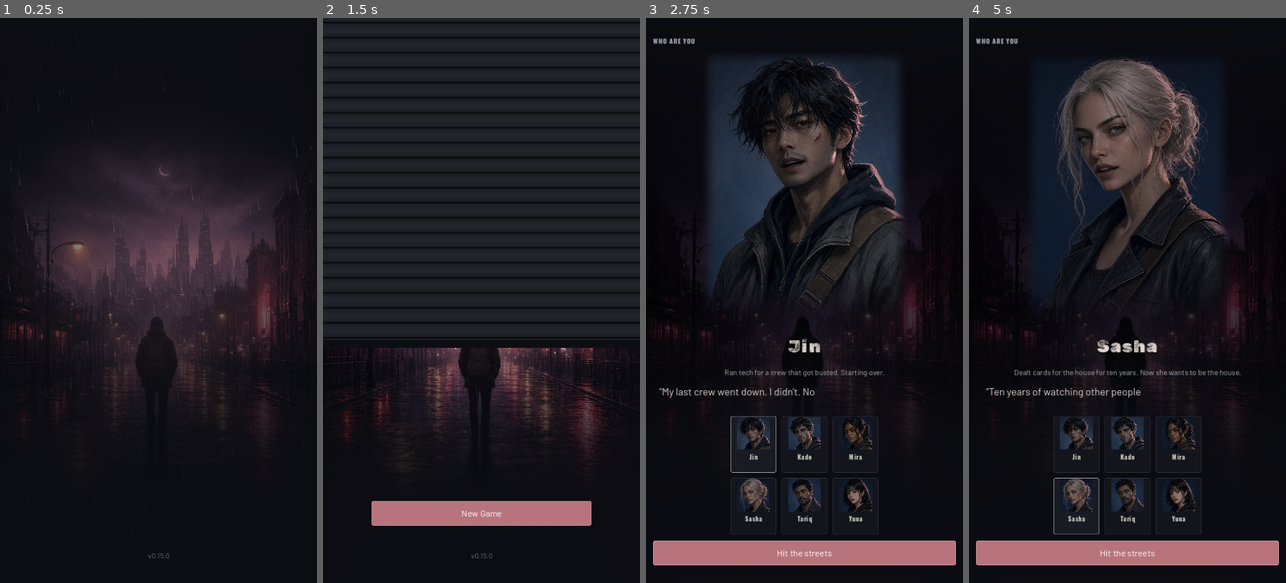
Above: before the commit, frames 1-4 (left to right).
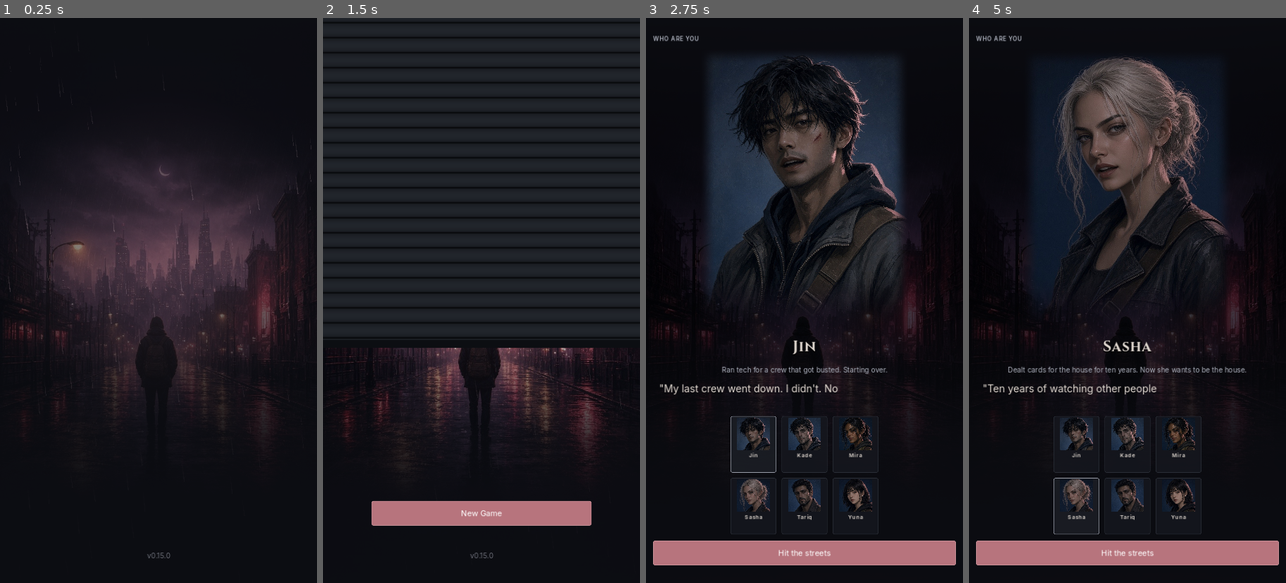
Above: after the commit, the same moments.

Repository: mdnightdev/blackmarket-godot
Game: Godot game, scene res://ui/screens/title/title_screen.tscn
Same seed, same stepped clock (60 frames per second), same inputs: the game is played once before the commit and once after it. Sound files missing from this copy of the repository are replaced by a short silence.
Inputs (mouse positions are in pixels of both pictures, inside the frame that each line leads up to):
- Up to frame 1 (0.25 s): no input
- Up to frame 2 (1.5 s): tap Enter at 0.5 s; move the mouse to (551, 272) at 0.52 s; hold Shift 0.53-1.25 s; click (551, 272) at 0.67 s; click "New Game" at 1.25 s
- Up to frame 3 (2.75 s): click (753, 441) at 2 s
- Up to frame 4 (5 s): click (1127, 441) at 2.77 s; click (1178, 441) at 3.52 s; click (1076, 503) at 4.27 s

The runs differ from the first frame. In frame 1, less than 0.1% of the frame differs, in the area x 46-54%, y 94-96%; in frame 2, less than 0.1%; in frame 3, 3.1%; in frame 4, 3.9%, in the area x 2-88%, y 3-96%.

Commit message:
Switch fonts to Cinzel and Inter

Diff:
--- a/project/theme/theme.tres
+++ b/project/theme/theme.tres
@@ -1,31 +1,30 @@
-[gd_resource type="Theme" load_steps=42 format=3]
-
-[ext_resource type="FontFile" path="res://theme/fonts/Barlow-Regular.woff2" id="1_barlow_regular"]
-[ext_resource type="FontFile" path="res://theme/fonts/Barlow-SemiBold.woff2" id="2_barlow_semibold"]
-[ext_resource type="FontFile" path="res://theme/fonts/Oswald-Bold.woff2" id="3_oswald"]
-[ext_resource type="FontFile" path="res://theme/fonts/RubikDirt-Regular.woff2" id="4_rubik_dirt"]
+[gd_resource type="Theme" load_steps=41 format=3]
+
+[ext_resource type="FontFile" path="res://theme/fonts/Inter-Regular.woff2" id="1_inter_regular"]
+[ext_resource type="FontFile" path="res://theme/fonts/Inter-SemiBold.woff2" id="2_inter_semibold"]
+[ext_resource type="FontFile" path="res://theme/fonts/Cinzel-Bold.woff2" id="3_cinzel"]
 [ext_resource type="FontFile" path="res://theme/fonts/NotoSansSC-Subset.otf" id="5_noto_sc"]
 
 [sub_resource type="FontVariation" id="FontVariation_ui"]
 fallbacks = Array[Font]([ExtResource("5_noto_sc")])
-base_font = ExtResource("3_oswald")
-variation_opentype = {
-2003265652: 700
-}
+base_font = ExtResource("2_inter_semibold")
 spacing_glyph = 1
 
 [sub_resource type="FontVariation" id="FontVariation_display"]
 fallbacks = Array[Font]([ExtResource("5_noto_sc")])
-base_font = ExtResource("4_rubik_dirt")
-spacing_glyph = 2
+base_font = ExtResource("3_cinzel")
+spacing_glyph = 1
 
 [sub_resource type="FontVariation" id="FontVariation_body"]
 fallbacks = Array[Font]([ExtResource("5_noto_sc")])
-base_font = ExtResource("1_barlow_regular")
+base_font = ExtResource("1_inter_regular")
 
 [sub_resource type="FontVariation" id="FontVariation_semibold"]
 fallbacks = Array[Font]([ExtResource("5_noto_sc")])
-base_font = ExtResource("2_barlow_semibold")
+base_font = ExtResource("2_inter_semibold")
+opentype_features = {
+1953396077: 1
+}
 
 [sub_resource type="StyleBoxEmpty" id="StyleBoxEmpty_none"]
 
@@ -419,14 +418,14 @@
 
 [resource]
 default_font = SubResource("FontVariation_body")
-default_font_size = 20
+default_font_size = 18
 Button/colors/font_color = Color(0.8471, 0.851, 0.8627, 1)
 Button/colors/font_disabled_color = Color(0.3608, 0.3725, 0.4118, 1)
 Button/colors/font_focus_color = Color(0.8471, 0.851, 0.8627, 1)
 Button/colors/font_hover_color = Color(0.8275, 0.8353, 0.8549, 1)
 Button/colors/font_hover_pressed_color = Color(0.8706, 0.8392, 0.8078, 1)
 Button/colors/font_pressed_color = Color(0.8706, 0.8392, 0.8078, 1)
-Button/font_sizes/font_size = 20
+Button/font_sizes/font_size = 18
 Button/fonts/font = SubResource("FontVariation_ui")
 Button/styles/disabled = SubResource("StyleBoxFlat_button_disabled")
 Button/styles/focus = SubResource("StyleBoxEmpty_none")
@@ -436,7 +435,7 @@
 Button/styles/pressed = SubResource("StyleBoxFlat_button_pressed")
 CaptionLabel/base_type = &"Label"
 CaptionLabel/colors/font_color = Color(0.6627, 0.6784, 0.7255, 1)
-CaptionLabel/font_sizes/font_size = 17
+CaptionLabel/font_sizes/font_size = 16
 Card/base_type = &"PanelContainer"
 Card/styles/panel = SubResource("StyleBoxFlat_card")
 CheckButton/colors/font_color = Color(0.8471, 0.851, 0.8627, 1)
@@ -473,12 +472,12 @@
 HSlider/styles/slider = SubResource("StyleBoxFlat_slider_track")
 HeaderLabel/base_type = &"Label"
 HeaderLabel/colors/font_color = Color(0.8706, 0.8392, 0.8078, 1)
-HeaderLabel/font_sizes/font_size = 28
-HeaderLabel/fonts/font = SubResource("FontVariation_ui")
+HeaderLabel/font_sizes/font_size = 26
+HeaderLabel/fonts/font = SubResource("FontVariation_display")
 Label/colors/font_color = Color(0.8471, 0.851, 0.8627, 1)
 MutedLabel/base_type = &"Label"
 MutedLabel/colors/font_color = Color(0.6627, 0.6784, 0.7255, 1)
-MutedLabel/font_sizes/font_size = 18
+MutedLabel/font_sizes/font_size = 16
 PrimaryButton/base_type = &"Button"
 PrimaryButton/colors/font_color = Color(1, 1, 1, 1)
 PrimaryButton/colors/font_hover_color = Color(1, 1, 1, 1)
@@ -491,29 +490,29 @@
 SecondaryButton/base_type = &"Button"
 SectionLabel/base_type = &"Label"
 SectionLabel/colors/font_color = Color(0.6627, 0.6784, 0.7255, 1)
-SectionLabel/font_sizes/font_size = 15
+SectionLabel/font_sizes/font_size = 13
 SectionLabel/fonts/font = SubResource("FontVariation_ui")
 StatValueLabel/base_type = &"Label"
 StatValueLabel/colors/font_color = Color(0.8706, 0.8392, 0.8078, 1)
-StatValueLabel/font_sizes/font_size = 24
+StatValueLabel/font_sizes/font_size = 22
 StatValueLabel/fonts/font = SubResource("FontVariation_semibold")
 TitleLabel/base_type = &"Label"
 TitleLabel/colors/font_color = Color(0.8706, 0.8392, 0.8078, 1)
 TitleLabel/colors/font_shadow_color = Color(0, 0, 0, 0.65)
 TitleLabel/constants/shadow_offset_x = 0
 TitleLabel/constants/shadow_offset_y = 4
-TitleLabel/font_sizes/font_size = 56
+TitleLabel/font_sizes/font_size = 50
 TitleLabel/fonts/font = SubResource("FontVariation_display")
 DistrictTitleLabel/base_type = &"Label"
 DistrictTitleLabel/colors/font_color = Color(0.8706, 0.8392, 0.8078, 1)
 DistrictTitleLabel/colors/font_shadow_color = Color(0, 0, 0, 0.7)
 DistrictTitleLabel/constants/shadow_offset_x = 0
 DistrictTitleLabel/constants/shadow_offset_y = 3
-DistrictTitleLabel/font_sizes/font_size = 40
+DistrictTitleLabel/font_sizes/font_size = 34
 DistrictTitleLabel/fonts/font = SubResource("FontVariation_display")
 HudCaptionLabel/base_type = &"Label"
 HudCaptionLabel/colors/font_color = Color(0.6627, 0.6784, 0.7255, 1)
-HudCaptionLabel/font_sizes/font_size = 14
+HudCaptionLabel/font_sizes/font_size = 12
 HudCaptionLabel/fonts/font = SubResource("FontVariation_ui")
 HudCard/base_type = &"PanelContainer"
 HudCard/styles/panel = SubResource("StyleBoxFlat_hud")
@@ -521,11 +520,11 @@
 HudStrip/styles/panel = SubResource("StyleBoxFlat_hud_strip")
 HudStripValue/base_type = &"Label"
 HudStripValue/colors/font_color = Color(0.8706, 0.8392, 0.8078, 1)
-HudStripValue/font_sizes/font_size = 19
+HudStripValue/font_sizes/font_size = 17
 HudStripValue/fonts/font = SubResource("FontVariation_semibold")
 HudValueLabel/base_type = &"Label"
 HudValueLabel/colors/font_color = Color(0.8706, 0.8392, 0.8078, 1)
-HudValueLabel/font_sizes/font_size = 21
+HudValueLabel/font_sizes/font_size = 19
 HudValueLabel/fonts/font = SubResource("FontVariation_semibold")
 MapPinButton/base_type = &"Button"
 MapPinButton/styles/focus = SubResource("StyleBoxEmpty_none")
@@ -535,14 +534,14 @@
 MapPinButton/styles/pressed = SubResource("StyleBoxEmpty_none")
 PillLabel/base_type = &"Label"
 PillLabel/colors/font_color = Color(0.8706, 0.8392, 0.8078, 1)
-PillLabel/font_sizes/font_size = 14
+PillLabel/font_sizes/font_size = 12
 PillLabel/fonts/font = SubResource("FontVariation_ui")
 PillLabel/styles/normal = SubResource("StyleBoxFlat_pill")
 PinLabel/base_type = &"Label"
 PinLabel/colors/font_color = Color(0.8706, 0.8392, 0.8078, 1)
 PinLabel/colors/font_outline_color = Color(0.0471, 0.0549, 0.0706, 0.9)
 PinLabel/constants/outline_size = 8
-PinLabel/font_sizes/font_size = 18
+PinLabel/font_sizes/font_size = 16
 PinLabel/fonts/font = SubResource("FontVariation_ui")
 Sheet/base_type = &"PanelContainer"
 Sheet/styles/panel = SubResource("StyleBoxFlat_sheet")
@@ -551,7 +550,7 @@
 SmallButton/colors/font_hover_color = Color(0.8706, 0.8392, 0.8078, 1)
 SmallButton/colors/font_hover_pressed_color = Color(1, 1, 1, 1)
 SmallButton/colors/font_pressed_color = Color(1, 1, 1, 1)
-SmallButton/font_sizes/font_size = 16
+SmallButton/font_sizes/font_size = 15
 SmallButton/styles/hover = SubResource("StyleBoxFlat_small_normal")
 SmallButton/styles/hover_pressed = SubResource("StyleBoxFlat_small_pressed")
 SmallButton/styles/normal = SubResource("StyleBoxFlat_small_normal")
@@ -561,7 +560,7 @@
 TabButton/colors/font_hover_color = Color(0.6627, 0.6784, 0.7255, 1)
 TabButton/colors/font_hover_pressed_color = Color(0.8706, 0.8392, 0.8078, 1)
 TabButton/colors/font_pressed_color = Color(0.8706, 0.8392, 0.8078, 1)
-TabButton/font_sizes/font_size = 17
+TabButton/font_sizes/font_size = 15
 TabButton/styles/hover = SubResource("StyleBoxFlat_tab_normal")
 TabButton/styles/hover_pressed = SubResource("StyleBoxFlat_tab_selected")
 TabButton/styles/normal = SubResource("StyleBoxFlat_tab_normal")
@@ -573,7 +572,7 @@
 LineTab/colors/font_hover_color = Color(0.6627, 0.6784, 0.7255, 1)
 LineTab/colors/font_hover_pressed_color = Color(0.8706, 0.8392, 0.8078, 1)
 LineTab/colors/font_pressed_color = Color(0.8706, 0.8392, 0.8078, 1)
-LineTab/font_sizes/font_size = 17
+LineTab/font_sizes/font_size = 15
 LineTab/styles/disabled = SubResource("StyleBoxFlat_line_tab")
 LineTab/styles/hover = SubResource("StyleBoxFlat_line_tab")
 LineTab/styles/hover_pressed = SubResource("StyleBoxFlat_line_tab_selected")
@@ -587,16 +586,16 @@
 ListRow/styles/pressed = SubResource("StyleBoxFlat_list_row_pressed")
 ListHeading/base_type = &"Label"
 ListHeading/colors/font_color = Color(0.6627, 0.6784, 0.7255, 1)
-ListHeading/font_sizes/font_size = 13
+ListHeading/font_sizes/font_size = 12
 ListHeading/fonts/font = SubResource("FontVariation_ui")
 ListHeading/styles/normal = SubResource("StyleBoxEmpty_list_heading")
 NameLabel/base_type = &"Label"
 NameLabel/colors/font_color = Color(0.8706, 0.8392, 0.8078, 1)
-NameLabel/font_sizes/font_size = 32
-NameLabel/fonts/font = SubResource("FontVariation_ui")
+NameLabel/font_sizes/font_size = 28
+NameLabel/fonts/font = SubResource("FontVariation_display")
 PlaceLabel/base_type = &"Label"
 PlaceLabel/colors/font_color = Color(0.6627, 0.6784, 0.7255, 1)
-PlaceLabel/font_sizes/font_size = 13
+PlaceLabel/font_sizes/font_size = 12
 PlaceLabel/fonts/font = SubResource("FontVariation_ui")
 VenuePanel/base_type = &"PanelContainer"
 VenuePanel/styles/panel = SubResource("StyleBoxFlat_venue_panel")
Binary file removed: project/theme/fonts/Barlow-Regular.woff2
Not shown, removed: project/theme/fonts/Barlow-Regular.woff2.import
Binary file removed: project/theme/fonts/Barlow-SemiBold.woff2
Binary file added: project/theme/fonts/Cinzel-Bold.woff2
Not shown, changed: project/theme/fonts/Cinzel-Bold.woff2.import
Not shown, changed: project/theme/fonts/Cinzel-OFL.txt
Not shown, changed: project/theme/fonts/Inter-OFL.txt
Binary file added: project/theme/fonts/Inter-Regular.woff2
Not shown, changed: project/theme/fonts/Inter-Regular.woff2.import
Binary file added: project/theme/fonts/Inter-SemiBold.woff2
Not shown, changed: project/theme/fonts/Inter-SemiBold.woff2.import
Binary file removed: project/theme/fonts/Oswald-Bold.woff2
(and 2 more such lines)
